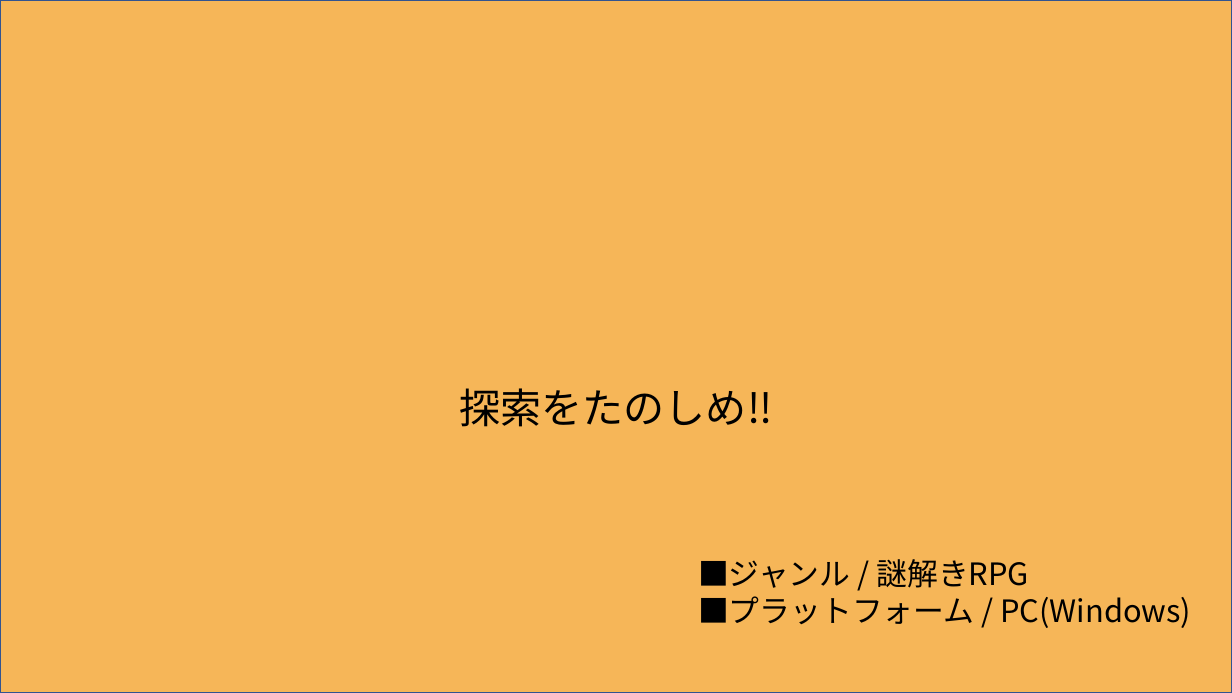
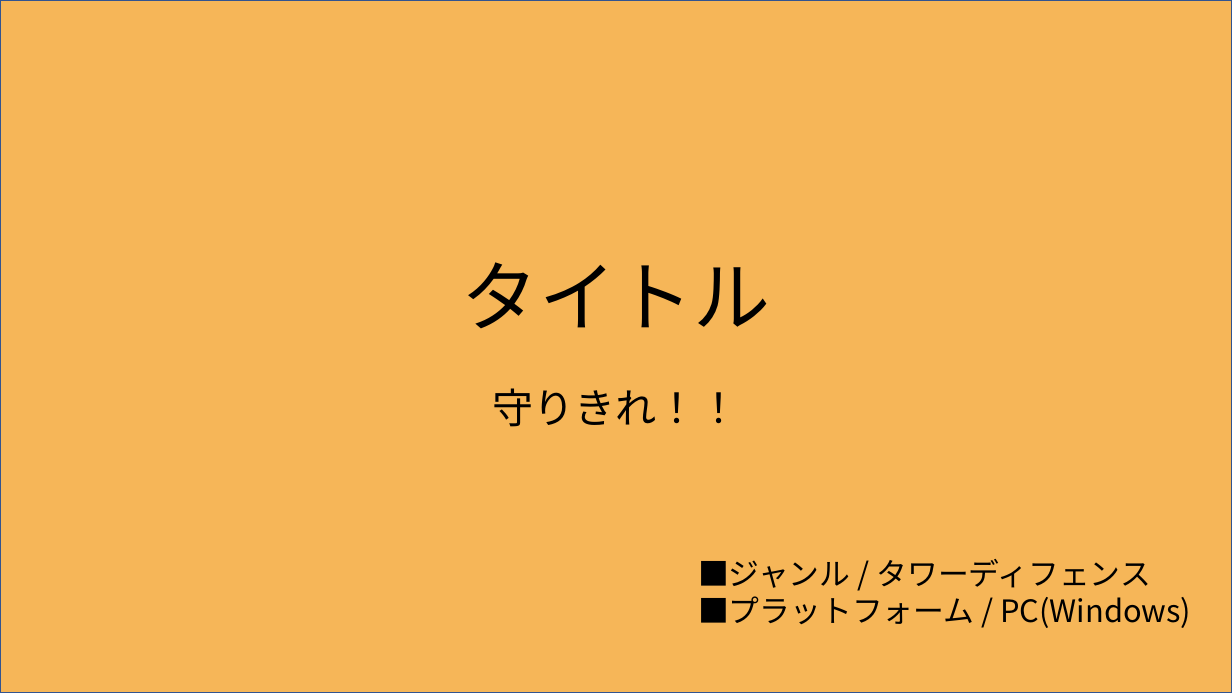
Before and after one commit to itasi29/MyGames, a slide deck: slide 1 of 企画.pptx. Drawn at 1232x693 pixels with LibreOffice and Linux fonts; fonts in the diff are those of the drawing. Boxes give left, top, right and bottom in pixels: in the first picture for what was removed or moved away, otherwise in the second. Text is boxed around its words. In the diff, an @@ line names an element or a change of style, - is before the commit and + after.

```diff
--- a/企画.pptx
+++ b/企画.pptx
@@ text added at [462, 262, 770, 328], 60 pt, text #000000 @@
+タイトル
@@ text at [493, 388, 739, 427]: text changed @@
-探索をたのしめ‼
+守りきれ！！
@@ text at [698, 559, 1150, 588]: text changed @@
-■ジャンル / 謎解きRPG
+■ジャンル / タワーディフェンス
```
Also in this commit, not shown: 2 slides added, 3 slides removed, 2 other files.
